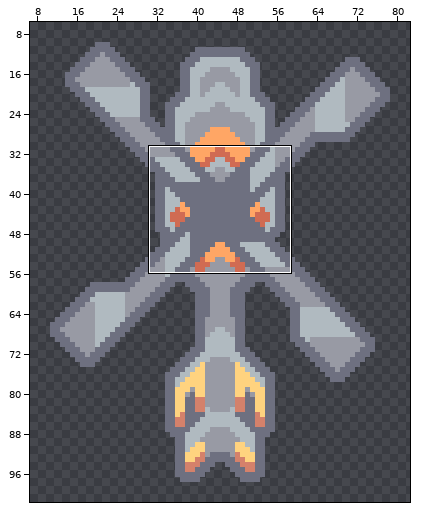
Sprite sheet -- sprites/units/air/copter-a-full.png. Above, an overview of the earlier version with the close-up marked.
Close-up. Before:
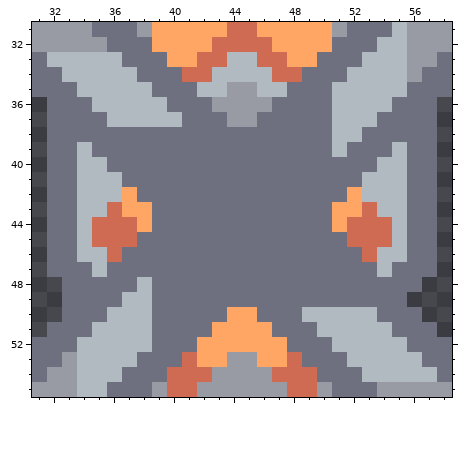
The file is 90x110 pixels. Shown: x 31..58, y 31..55. The wide view leaves out empty margins.
After:
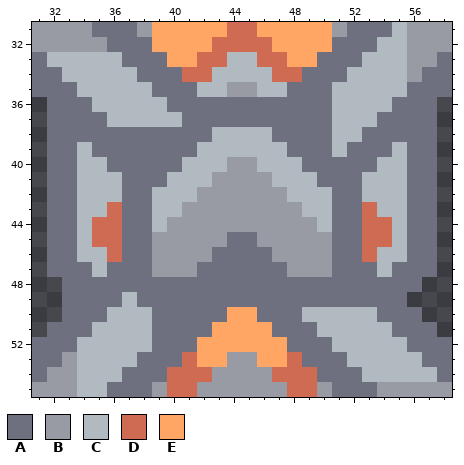
Palette (. is transparent): A #6e7080  B #989aa4  C #b0bac0  D #d06b53  E #ffa665
Changes in this commit:
@@ x 31..58 @@
 35 AAACCCCCAAACCBBCCAAACCCCCAAA
-36 .AAACCCCCAAABBBBAAAACCCCAAA.
-37 .AAAACCCCCAAABBAAAAACCCAAAA.
-38 .AAAAAAAAAAAAAAAAAAACCAAAAA.
-39 .AACAAAAAAAAAAAAAAAACAAACAA.
-40 .AACCAAAAAAAAAAAAAAAAAACCAA.
-41 .AACCCAAAAAAAAAAAAAAAACCCAA.
-42 .AACCCEAAAAAAAAAAAAAAECCCAA.
-43 .AACCDEEAAAAAAAAAAAAEEDCCAA.
-44 .AACDDDEAAAAAAAAAAAAEDDDCAA.
-45 .AACDDDAAAAAAAAAAAAAADDDCAA.
-46 .AACCDAAAAAAAAAAAAAAAADCCAA.
-47 .AAACAAAAAAAAAAAAAAAAAACAAA.
-48 ..AAAAACAAAAAAAAAAAAAAAAAA..
-49 ..AAAACCAAAAAAAAAAAAAAAAA...
+36 .AAACCCCCAAAAAAAAAAACCCCAAA.
+37 .AAAACCCCCAAAAAAAAAACCCAAAA.
+38 .AAAAAAAAAAACCCCAAAACCAAAAA.
+39 .AACAAAAAAACCCCCCAAACAAACAA.
+40 .AACCAAAAACCCBBCCCAAAAACCAA.
+41 .AACCCAAACCCBBBBCCCAAACCCAA.
+42 .AACCCAACCCBBBBBBCCCAACCCAA.
+43 .AACCDAACCBBBBBBBBCCAADCCAA.
+44 .AACDDAACBBBBBBBBBBCAADDCAA.
+45 .AACDDAABBBBBAABBBBBAADDCAA.
+46 .AACCDAABBBBAAAABBBBAADCCAA.
+47 .AAACAAABBBAAAAAABBBAAACAAA.
+48 ..AAAAAAAAAAAAAAAAAAAAAAAA..
+49 ..AAAACAAAAAAAAAAAAAAAAAA...
 50 ..AAACCCAAAAAEEAAACCCCCAAA..
Boxes around the changes in both close-ups, in picture pixels (x1, y1, x2, y2):
changed: (122, 97, 362, 307)
